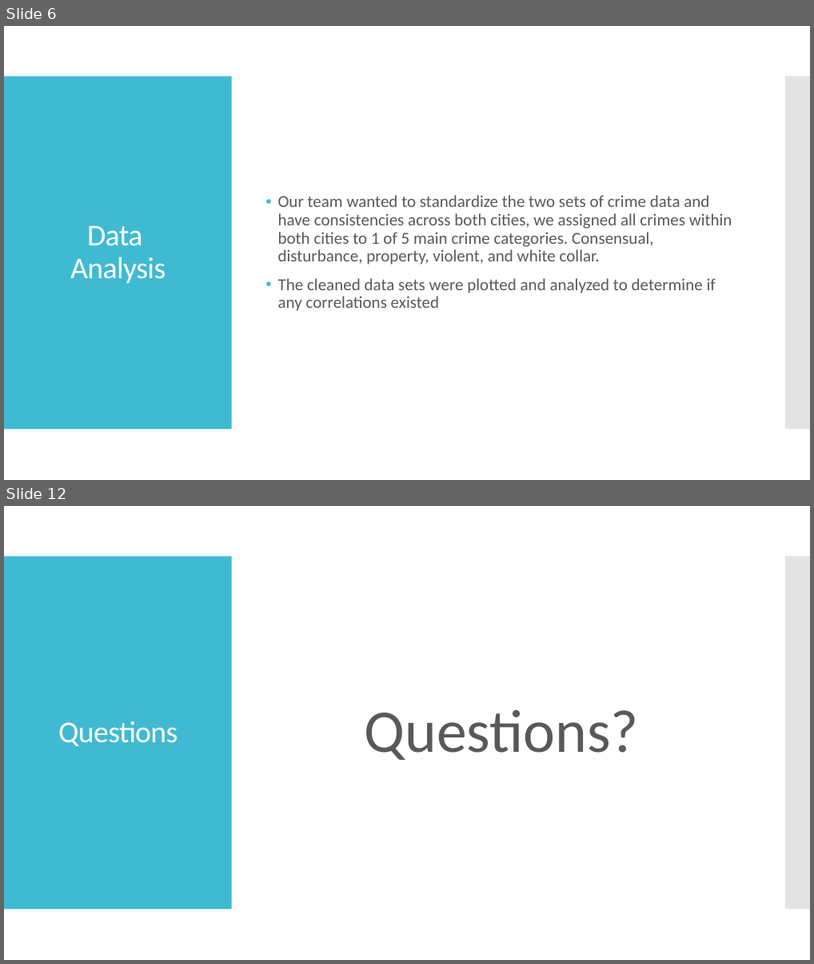
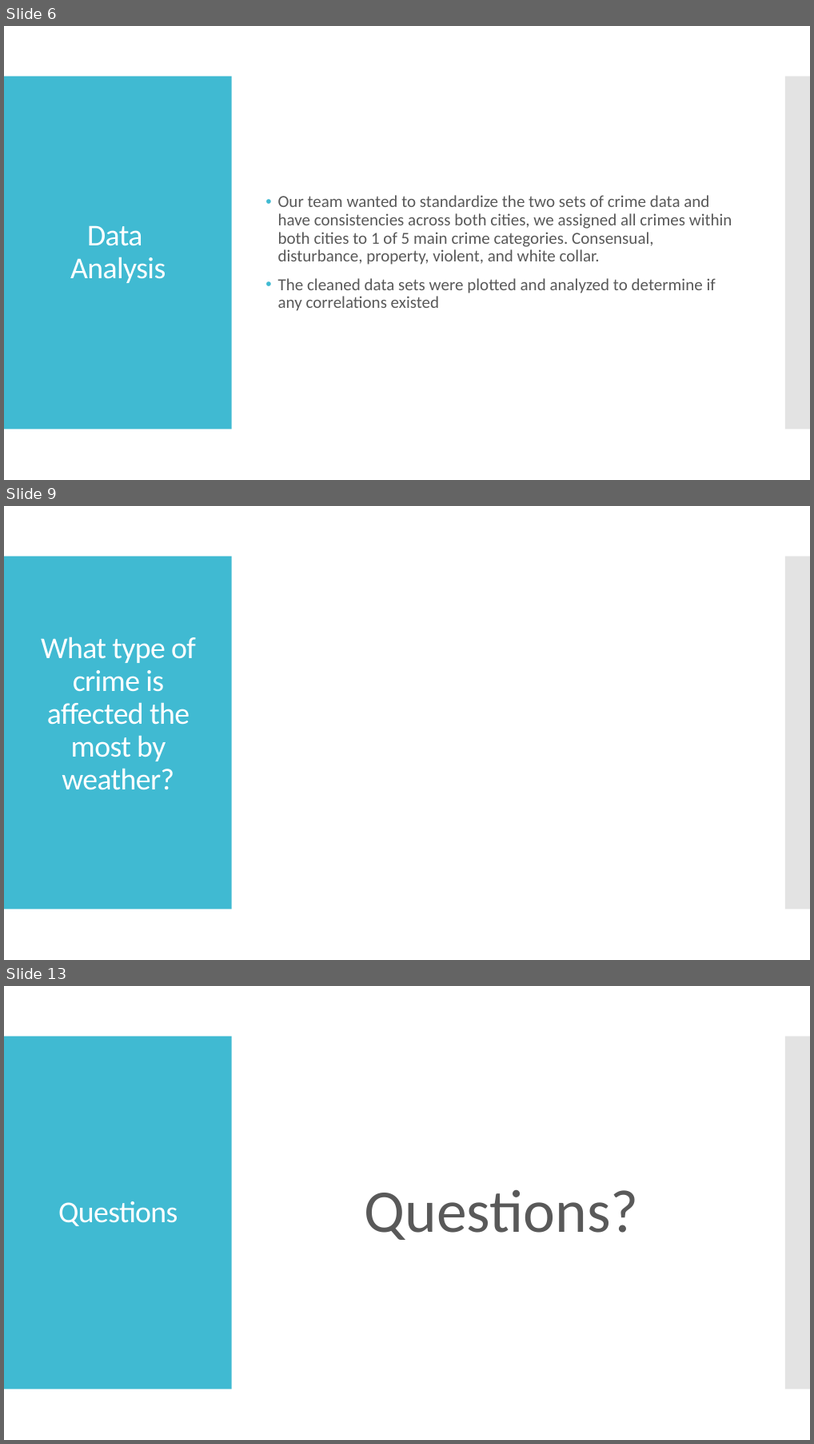
Before and after one commit to minxstm/Bootcamp_Project_1, a slide deck: Weather and Crime Data Analysis Presentation.pptx. Shown one above the other, each under a label of ours: slides 6 and 12 before the commit, slides 6, 9 and 13 after it; the slides between them are not shown. The pictures are 814x964 and 814x1444 pixels, drawn with LibreOffice and Linux fonts; fonts in the diff are those of the drawing. Boxes give left, top, right and bottom in pixels: in the first picture for what was removed or moved away, otherwise in the second. Text is boxed around its words. In the diff, an @@ line names an element or a change of style, - is before the commit and + after.

```diff
--- a/Weather and Crime Data Analysis Presentation.pptx
+++ b/Weather and Crime Data Analysis Presentation.pptx
@@ slide 9 added at (x1=4, y1=506, x2=810, y2=960), background #FFFFFF; not listed: 2 template elements that a slide beside it also shows @@
@@ title added at (x1=41, y1=636, x2=196, y2=790), 36 pt, text #FFFFFF @@
+What type of crime is affected the most by weather?
@@ what was slide 12 is now slide 13 @@
```
Also in this commit, not shown: 2 slides changed, 3 other slides added, 3 slides removed.
